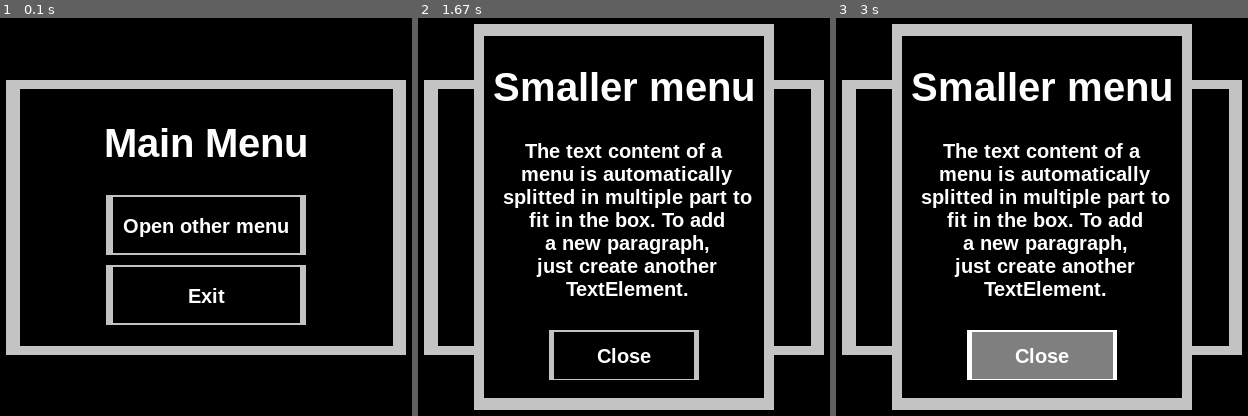
Above: before the commit, frames 1-3 (left to right).
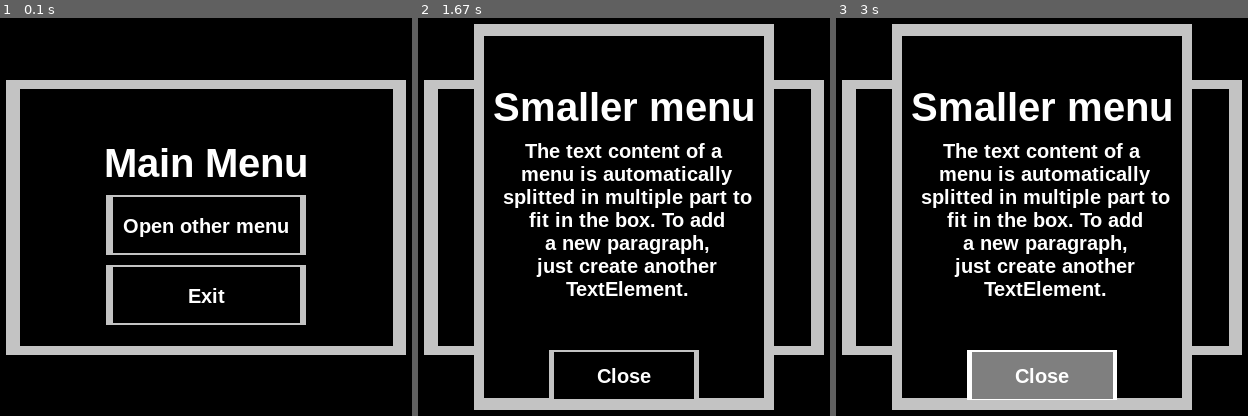
Above: after the commit, the same moments.

Repository: Grimmys/pygame_popup_manager
Game: pygame game, started from examples/minimal_main_menu.py
Two runs of this game, one before a commit and one after it. Both use one fixed random seed, a clock stepped at 60 frames per second and the inputs below.
Inputs (mouse positions are in pixels of both pictures, inside the frame that each line leads up to):
- Up to frame 1 (0.1 s): no input
- Up to frame 2 (1.67 s): click (624, 217) at 0.38 s; press the mouse at (624, 356) at 0.7 s; move the mouse to (644, 348) at 0.8 s; release the mouse at (669, 344) at 0.93 s; press the mouse at (624, 356) at 1.03 s; move the mouse to (603, 296) at 1.13 s; release the mouse at (582, 240) at 1.27 s
- Up to frame 3 (3 s): press the mouse at (1042, 356) at 2.87 s; move the mouse to (1066, 360) at 2.97 s

The runs differ from the first frame. In frame 1, 3.2% of the frame differs, in the area x 25-75%, y 27-40%; in frame 2, 5.0%; in frame 3, 8.0%, in the area x 18-82%, y 13-96%.

Commit message:
Minor fixes

Diff:
--- a/src/pygamepopup/components/box_element.py
+++ b/src/pygamepopup/components/box_element.py
@@ -100,5 +100,5 @@
         screen -- the screen on which the content of the box should be drawn
         """
         screen.blit(
-            self.content, (self.position[0] + self.margin["LEFT"], self.position[1])
+            self.content, (self.position[0] + self.margin["LEFT"], self.position[1] + self.margin["TOP"])
         )
--- a/src/pygamepopup/types.py
+++ b/src/pygamepopup/types.py
@@ -1,9 +1,10 @@
 """
 Defines typing for abstract structures
 """
-from typing import Tuple
+
+from __future__ import annotations
 
 import pygame
 
 Position = pygame.Vector2
-Margin = Tuple[int, int, int, int]
+Margin = tuple[int, int, int, int]
